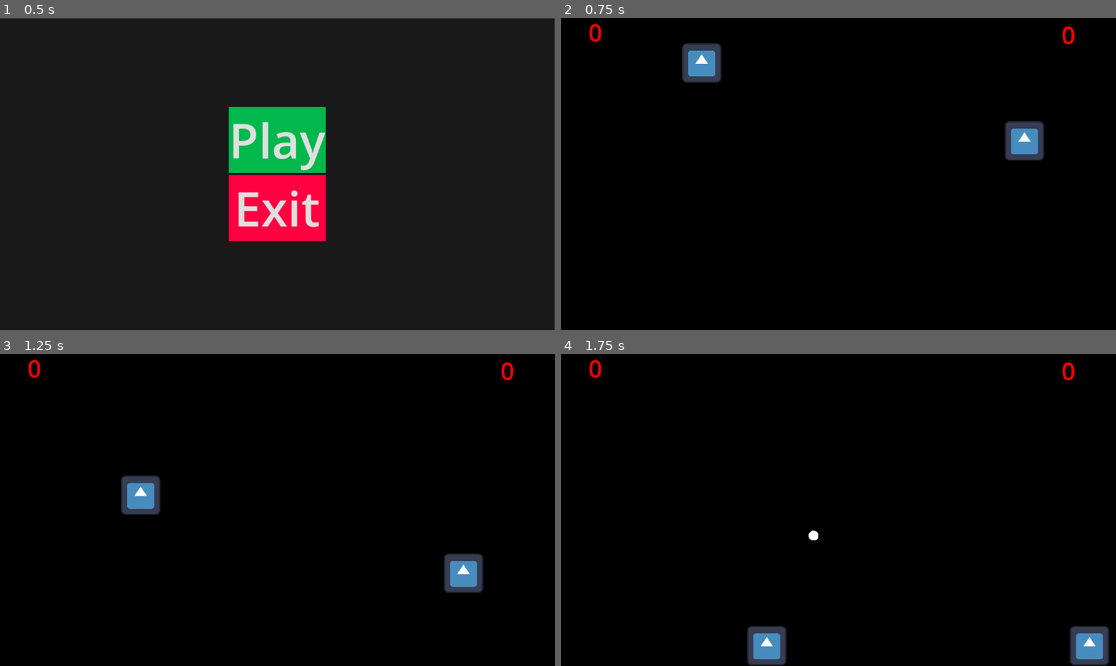
Above: before the commit, frames 1-4 (two rows, left to right).
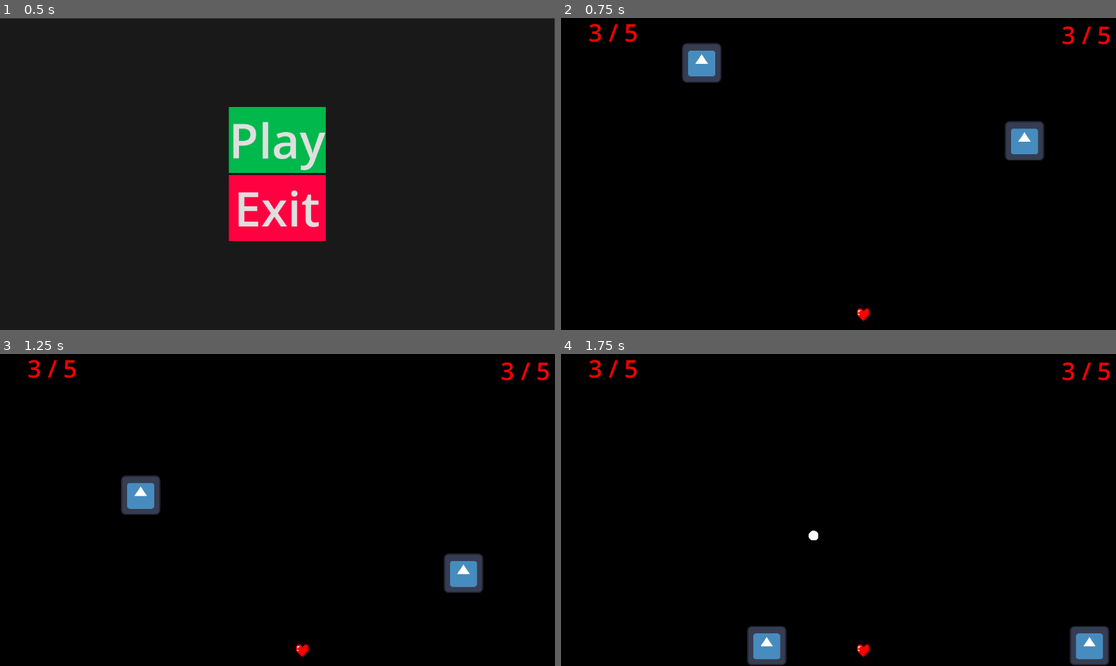
Above: after the commit, the same moments.

Repository: Jakub-Stankiewicz/platformer
Game: Godot game, scene res://scenes/menu.tscn
Two runs of this game, one before a commit and one after it. Both use one fixed random seed, a clock stepped at 60 frames per second and the inputs below. The engine's default icon, where the game draws it, is replaced by a stand-in: a white triangle on a blue panel in a dark square.
Inputs (mouse positions are in pixels of both pictures, inside the frame that each line leads up to):
- Up to frame 1 (0.5 s): no input
- Up to frame 2 (0.75 s): click "Play" at 0.5 s
- Up to frame 3 (1.25 s): no input
- Up to frame 4 (1.75 s): move the mouse to (960, 494) at 1.27 s; hold Right (ui_right) from 1.28 s (still down); click (960, 494) at 1.35 s

Frame 1 is identical in both runs. In frame 2, 0.4% of the frame differs, in the area x 5-99%, y 1-98%; in frame 3, 0.4%; in frame 4, 0.4%.

Commit message:
Mechanika serc

Diff:
--- a/scenes/arena.tscn
+++ b/scenes/arena.tscn
@@ -1,6 +1,7 @@
-[gd_scene load_steps=4 format=3 uid="uid://cwctnfbv43bmv"]
+[gd_scene load_steps=5 format=3 uid="uid://cwctnfbv43bmv"]
 
 [ext_resource type="PackedScene" uid="uid://co5be136b4wdf" path="res://scenes/character.tscn" id="1_ddxnd"]
+[ext_resource type="PackedScene" uid="uid://c3chswyfa42rj" path="res://scenes/heart.tscn" id="2_wl4x5"]
 
 [sub_resource type="RectangleShape2D" id="RectangleShape2D_q1ey7"]
 size = Vector2(177.25, 770.5)
@@ -39,7 +40,7 @@
 position = Vector2(327, -292)
 shape = SubResource("RectangleShape2D_dqyms")
 
-[node name="player 1 lives" type="Label" parent="."]
+[node name="player_1_lives" type="Label" parent="."]
 offset_left = 57.0
 offset_top = -5.0
 offset_right = 260.0
@@ -48,7 +49,7 @@
 theme_override_font_sizes/font_size = 50
 text = "0"
 
-[node name="player 2 lives" type="Label" parent="."]
+[node name="player_2_lives" type="Label" parent="."]
 offset_left = 1039.0
 offset_right = 1242.0
 offset_bottom = 85.0
@@ -58,4 +59,7 @@
 
 [node name="Character2" parent="." groups=["players"] instance=ExtResource("1_ddxnd")]
 position = Vector2(961, 245)
-player_id = 1
+player_id = 2
+
+[node name="Heart" parent="." instance=ExtResource("2_wl4x5")]
+position = Vector2(628, 617)
--- /dev/null
+++ b/scenes/heart.tscn
@@ -0,0 +1,18 @@
+[gd_scene load_steps=4 format=3 uid="uid://c3chswyfa42rj"]
+
+[ext_resource type="Texture2D" uid="uid://bqf28e3p1pkaj" path="res://sprites/heart pixel art 32x32.png" id="1_v30as"]
+[ext_resource type="Script" uid="uid://d1gi1hw11d8f" path="res://scripts/heart.gd" id="1_ycbwg"]
+
+[sub_resource type="CircleShape2D" id="CircleShape2D_ycbwg"]
+
+[node name="Heart" type="Node2D"]
+
+[node name="Area2D" type="Area2D" parent="."]
+script = ExtResource("1_ycbwg")
+
+[node name="CollisionShape2D" type="CollisionShape2D" parent="Area2D"]
+visibility_layer = 2
+shape = SubResource("CircleShape2D_ycbwg")
+
+[node name="Sprite2D" type="Sprite2D" parent="Area2D"]
+texture = ExtResource("1_v30as")
--- a/scripts/character.gd
+++ b/scripts/character.gd
@@ -2,7 +2,7 @@
 
 @onready var projectile_scene = preload("res://scenes/projectile.tscn")
 
-@export var player_id: int
+#@export var player_id: int
 
 var speed = 300.0
 var jump_velocity = -600.0
@@ -60,3 +60,23 @@
 		jump_count = 1
 
 	move_and_slide()
+
+#HEALTH
+var max_health: int = 5
+var current_health: int = 3
+
+@export var player_id: int = 1  # ustaw w edytorze 1 lub 2
+
+func add_health(amount: int):
+	current_health = min(current_health + amount, max_health)
+	print("HP:", current_health)
+	update_health_label()
+
+func update_health_label():
+	var label_name = "player_%d_lives" % player_id
+	var label_path = "Arena/" + label_name
+	var label = get_tree().root.get_node(label_path)
+	label.text = "%d / %d" % [current_health, max_health]
+
+func _ready():
+	update_health_label()
--- /dev/null
+++ b/scripts/heart.gd
@@ -0,0 +1,11 @@
+extends Area2D
+
+@export var heal_amount: int = 1
+
+func _ready():
+	self.body_entered.connect(_on_body_entered)
+
+func _on_body_entered(body):
+	if body.has_method("add_health"):
+		body.add_health(heal_amount)
+		queue_free()  # usunięcie serca po zebraniu
Not shown, added: scripts/heart.gd.uid
Binary file added: sprites/heart pixel art 32x32.png
Not shown, added: sprites/heart pixel art 32x32.png.import
